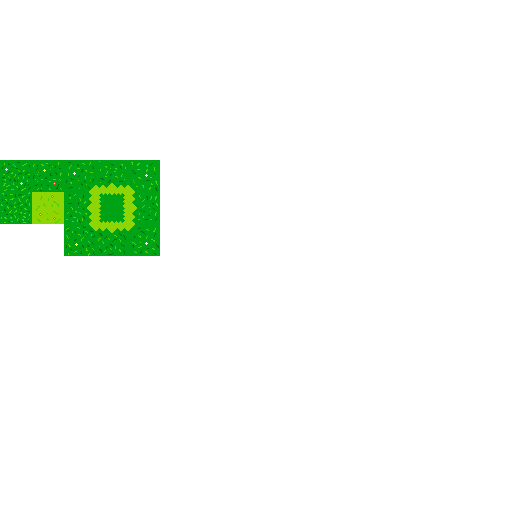
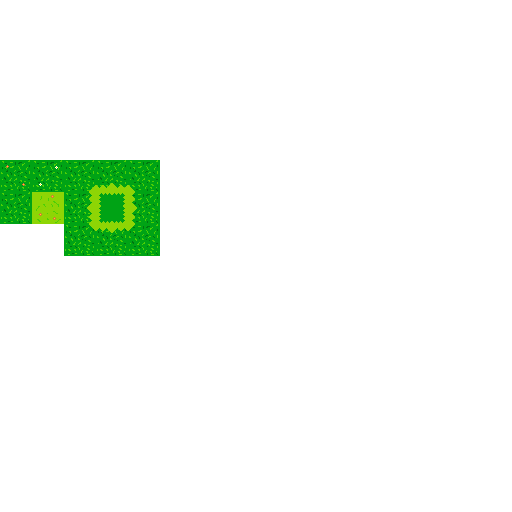
The second (512, 512) image is a revision of the first. Changes to its layers:
renamed "Warstwa" to "Wklejona warstwa #1", painted on it over (1, 160, 159, 256)
